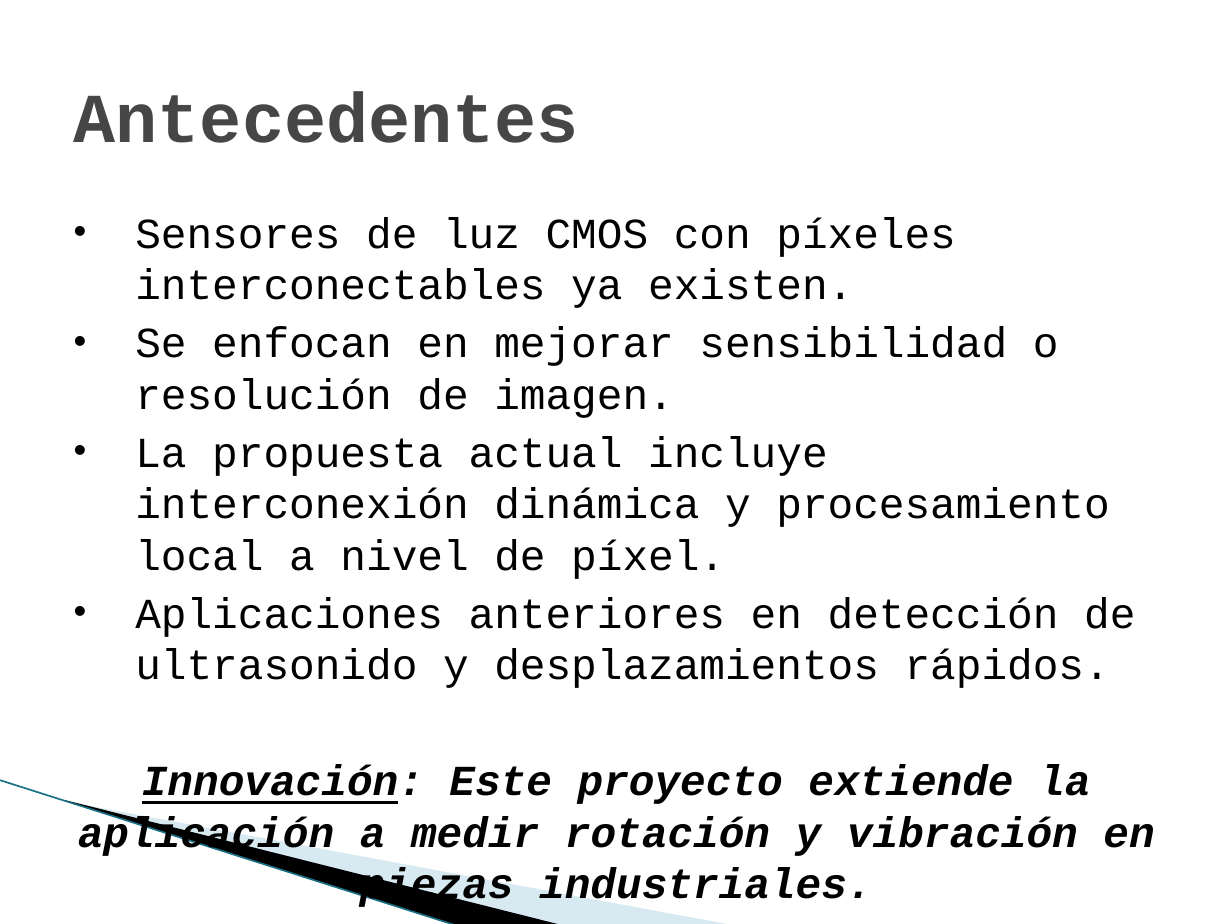
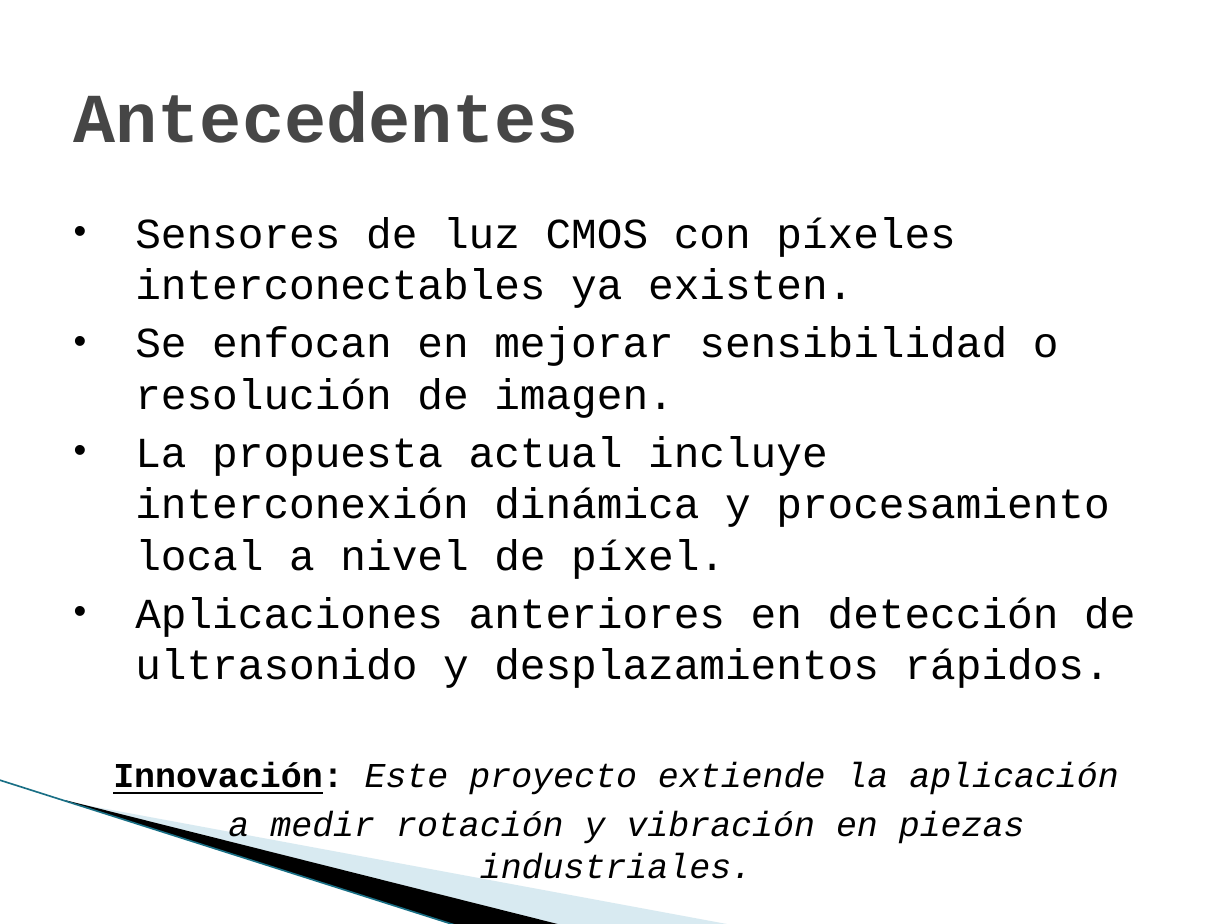
Before and after one commit to marianomorel/maestria-repo, a slide deck: slide 8 of sensores_cmos_presentacion.pptx. Drawn at 1232x924 pixels with LibreOffice and Linux fonts; fonts in the diff are those of the drawing; background and template pictures are left out. Boxes give left, top, right and bottom in pixels: in the first picture for what was removed or moved away, otherwise in the second. Text is boxed around its words. In the diff, an @@ line names an element or a change of style, - is before the commit and + after.

```diff
--- a/sensores_cmos_presentacion.pptx
+++ b/sensores_cmos_presentacion.pptx
@@ text at box(113, 763, 1118, 879): text changed; size 25 to 20.4 pt; bold off @@
-Innovación: Este proyecto extiende la aplicación a medir rotación y vibración en piezas industriales.
+Innovación: Este proyecto extiende la aplicación
+a medir rotación y vibración en piezas industriales.
```
Also in this commit, not shown: 7 other slides changed, 6 other files.
